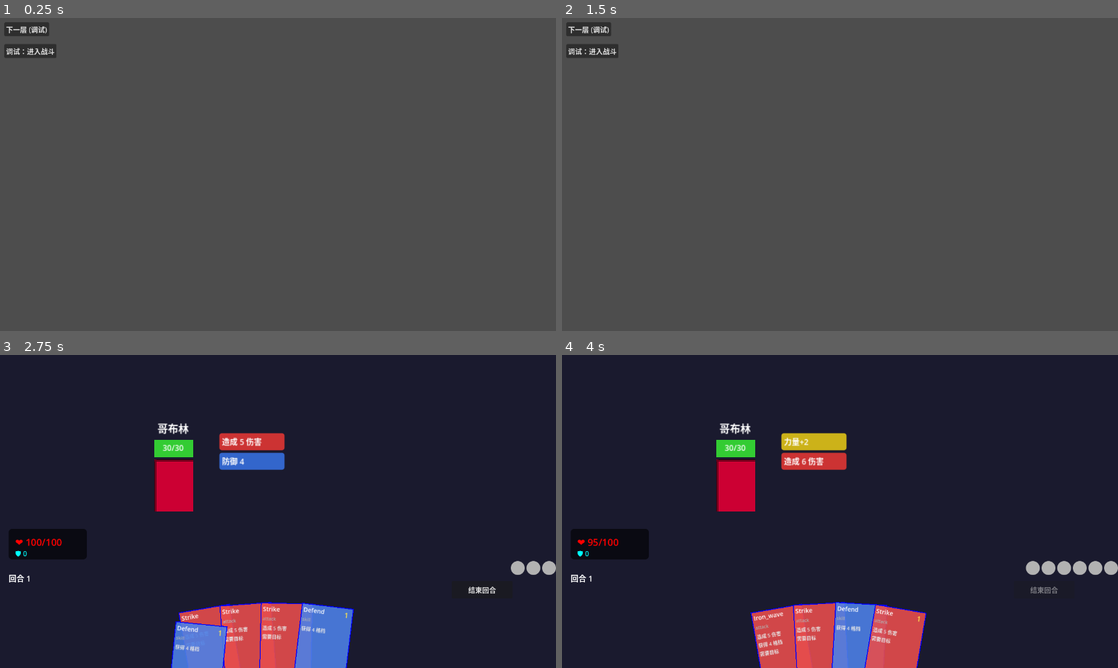
Above: before the commit, frames 1-4 (two rows, left to right).
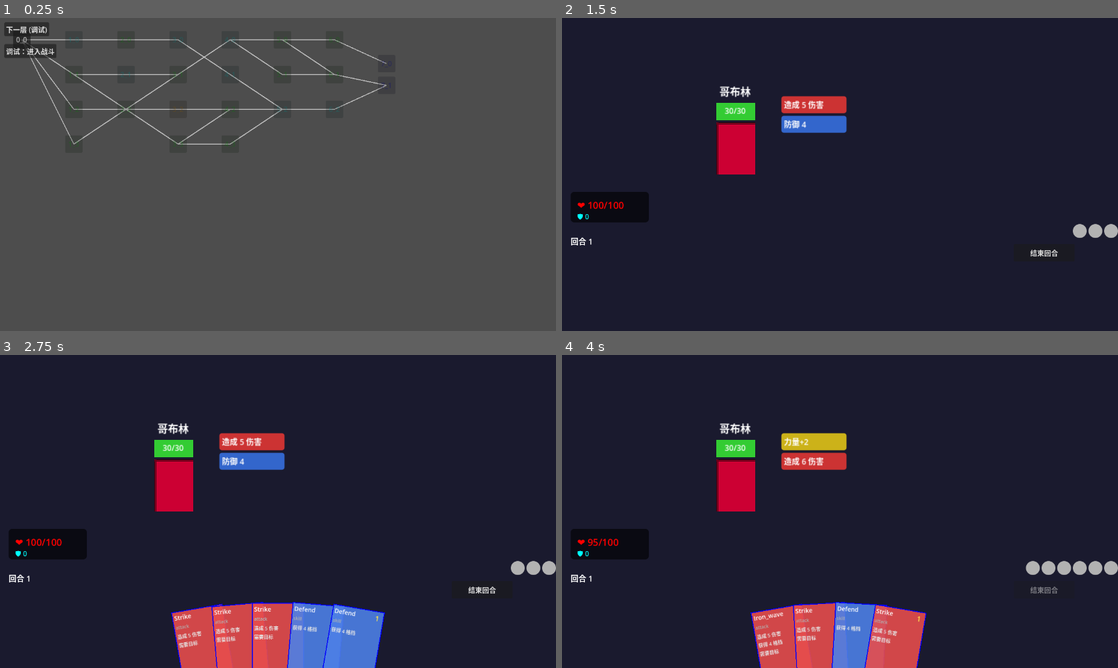
Above: after the commit, the same moments.

Repository: FiveMarksCoding/CardGame
Game: Godot game, scene res://scenes/Main.tscn
Two runs of this game, one before a commit and one after it. Both use one fixed random seed, a clock stepped at 60 frames per second and the inputs below.
Inputs (mouse positions are in pixels of both pictures, inside the frame that each line leads up to):
- Up to frame 1 (0.25 s): no input
- Up to frame 2 (1.5 s): click "下一层 (调试)" at 0.5 s; click (584, 39) at 1.25 s, where only the run after the commit has a clickable "0_0"
- Up to frame 3 (2.75 s): click "调试：进入战斗" at 2 s
- Up to frame 4 (4 s): click "结束回合" at 2.75 s; click "下一层 (调试)" at 3.5 s

The runs differ from the first frame. In frame 1, 1.4% of the frame differs, in the area x 2-71%, y 5-42%; in frame 2, 99%, in the area x 0-100%, y 0-100%; in frame 3, 3.7%; in frame 4, nothing differs.

Commit message:
1011重构05：map部分01

Diff:
--- a/card-game/scripts/battle/CardEffectSystem.gd
+++ /dev/null
@@ -1,10 +0,0 @@
-extends RefCounted;
-class_name  CardEffectSystem;
-static func execute_card_effect (card_data: CardData,target: Enemy,BS: BattleSystem):
-	# 伤害
-	if card_data.damage>0 && target:
-		target.take_damage(card_data.damage);
-	# 格挡
-	if card_data.block > 0:
-		BS.logic.player_block+=card_data.block;
-		BS.logic.player_block_changed.emit(BS.logic.player_block);
--- a/card-game/scripts/battle/HandContainer.gd
+++ b/card-game/scripts/battle/HandContainer.gd
@@ -14,7 +14,6 @@
 const MAX_ANGLE_DEG=15.0;   	# 最大倾斜角度（弧度）
 const EXIT_DELAY: float=0.5  # 延迟时间（秒）
 const HAND_MOVE_TIME=0.4  #打出牌后手牌排列速度
-const CES=preload("res://scripts/battle/CardEffectSystem.gd");  #Preload
 
 var hands: Array[BattleCardUI]=[];
 var base_positions: Array[Vector2]=[];
@@ -254,10 +253,10 @@
 		_card_hold_awit(card);
 	)
 func _execute_card_effect (card_data: CardData, target: Enemy):
-	var BS=_get_battle_system();
-	if BS==null:
-		return;
-	CES.execute_card_effect(card_data,target,BS);
+	var bm=_get_battle_system();
+	if bm==null:
+		return;
+	bm.resolve_card(card_data,target);
 func _card_hold_awit (card: BattleCardUI):
 	var tween=create_tween();
 	tween.tween_interval(0.8)
--- /dev/null
+++ b/card-game/scripts/core/battle/CardResolver.gd
@@ -0,0 +1,14 @@
+extends RefCounted;
+class_name CardResolver;
+# 曾用名 CES
+static func resolve (card_data: CardData, target: Enemy, logic: BattleLogic) -> Dictionary:
+	var result={"damage": 0, "block": 0};
+	# 伤害
+	if card_data.damage>0 && target:
+		target.take_damage(card_data.damage);
+		result["damage"]=card_data.damage;
+	# 格挡
+	if card_data.block>0:
+		logic.add_block(card_data.block);
+		result["block"]=card_data.block;
+	return result;
--- a/card-game/scripts/map/MapGenerationConfig.gd
+++ b/card-game/scripts/core/map/MapConfig.gd
@@ -1,5 +1,5 @@
 extends RefCounted;
-class_name MapGenerationConfig;
+class_name MapConfig;
 
 var row_count: int=8;                    # 总行数（小层数）
 var has_boss: bool=0;               # 是否有BOSS
--- a/card-game/scripts/map/StandardMapGenerator.gd
+++ b/card-game/scripts/core/map/MapGenerator.gd
@@ -1,10 +1,10 @@
 extends RefCounted;
-class_name StandardMapGenerator;
-
-var config:MapGenerationConfig=null;
+class_name MapGenerator;
+
+var config:MapConfig=null;
 const ADD_PERCENT:float=0.4;
 
-func generate(_x:MapGenerationConfig)->MapData:
+func generate(_x:MapConfig)->MapData:
 	config=_x;
 	var rule=config.custom_rules.get("special_rule","");
 
--- a/card-game/scripts/map/MapManager.gd
+++ b/card-game/scripts/map/MapManager.gd
@@ -13,7 +13,6 @@
 func _ready ():
 	instance=self;
 	_init_layer_configs()
-signal victory();
 
 func _init_layer_configs():
 	# 第1层：标准8层，无BOSS
@@ -73,12 +72,12 @@
 		"special_rule": "four_nodes"
 	}
 # 获取当前层的配置
-func get_current_config() -> MapGenerationConfig:
+func get_current_config() -> MapConfig:
 	var config_data = layer_configs.get(current_layer)
 	if config_data == null:
-		return MapGenerationConfig.new(8, false)
+		return MapConfig.new(8, false)
 
-	var config = MapGenerationConfig.new(
+	var config = MapConfig.new(
 		config_data["row_count"],
 		config_data["has_boss"]
 	)
@@ -117,7 +116,7 @@
 # 生成当前层地图
 func generate_current_map() -> MapData:
 	var config = get_current_config()
-	var generator = StandardMapGenerator.new()
+	var generator=MapGenerator.new()
 	current_map_data = generator.generate(config)
 	return current_map_data
 
@@ -151,12 +150,3 @@
 			next_node.unlocked=1;
 	current_node_id="";
 # 赢了!
-
-func _on_reward_completed():
-	# 通知地图系统节点已完成
-	victory.emit();
-	# 关闭战斗场景
-	_cleanup_battle();
-func _cleanup_battle():
-	# 回到地图
-	get_tree().change_scene_to_file("res://scenes/screens/MapScreen.tscn");
--- a/card-game/scripts/map/MapScreen.gd
+++ b/card-game/scripts/map/MapScreen.gd
@@ -10,12 +10,10 @@
 const DRAG_THRESHOLD: float = 5.0
 
 func _ready():
-	GlobalSignals.instance.battle_victory.connect(_on_battle_victory);
-	# 创建容器
+	print("[MapScreen] _ready 开始");
 	map_container=Control.new();
 	add_child(map_container);
-	# 连接战斗胜利信号（如果战斗场景已加载，信号会通过全局传递）
-	# 使用自动加载或信号总线
+	print("[MapScreen] MapManager.instance = ", MapManager.instance);
 	_load_current_map();
 
 	# 调试按钮
@@ -24,84 +22,87 @@
 	debug_btn.position=Vector2(10,10);
 	debug_btn.pressed.connect(_on_debug_next_layer);
 	add_child(debug_btn);
+	print("[MapScreen] _ready 结束");
+
 func _on_debug_next_layer():
 	if MapManager.instance==null:
-		return ;
+		return;
 	MapManager.instance.go_to_next_layer();
 	_load_current_map();
+
 func _load_current_map():
-	if MapManager.instance == null:
-		print("错误：MapManager 未初始化");
-		return
-func _on_battle_victory():
-	MapManager.instance.complete_current_node();
-	_load_current_map();
-	map_data = MapManager.instance.generate_current_map()
-	draw_map()
+	if MapManager.instance==null:
+		print("[MapScreen] MapManager 未初始化");
+		return;
+	map_data = MapManager.instance.generate_current_map();
+	print("[MapScreen] map_data = ", map_data);
+	if map_data:
+		print("[MapScreen] nodes.size() = ", map_data.nodes.size());
+	draw_map();
 
 func draw_map():
 	for child in map_container.get_children():
-		child.queue_free()
+		child.queue_free();
 
-	if map_data == null:
-		return
+	if map_data==null:
+		print("[MapScreen] draw_map: map_data 为空");
+		return;
 
 	# 绘制连接线
 	for id in map_data.nodes:
-		var node = map_data.nodes[id]
+		var node=map_data.nodes[id];
 		for next_id in node.edges:
-			var next_node = map_data.nodes[next_id]
-			if next_node == null:
-				continue
-			var line = Line2D.new()
-			line.add_point(node.position)
-			line.add_point(next_node.position)
-			line.width = 2.0
-			line.default_color = Color.GRAY
-			map_container.add_child(line)
+			var next_node=map_data.nodes[next_id];
+			if next_node==null:
+				continue;
+			var line=Line2D.new();
+			line.add_point(node.position);
+			line.add_point(next_node.position);
+			line.width=2.0;
+			line.default_color=Color.GRAY;
+			map_container.add_child(line);
 
 	# 绘制节点按钮
 	for id in map_data.nodes:
-		var node = map_data.nodes[id]
-		var btn = Button.new()
-		btn.size = Vector2(40, 40)
-		btn.position = node.position - btn.size / 2
+		var node=map_data.nodes[id];
+		var btn=Button.new();
+		btn.size=Vector2(40,40);
+		btn.position=node.position-btn.size/2;
 
-		var color: Color
+		var color: Color;
 		match node.node_type:
 			MapNodeData.NodeType.START:
-				color= Color.GRAY
+				color=Color.GRAY
 			MapNodeData.NodeType.BATTLE:
-				color= Color.GREEN
+				color=Color.GREEN
 			MapNodeData.NodeType.ELITE:
-				color= Color.PURPLE
+				color=Color.PURPLE
 			MapNodeData.NodeType.BOSS:
-				color= Color.RED
+				color=Color.RED
 			MapNodeData.NodeType.SHOP:
-				color= Color.YELLOW
+				color=Color.YELLOW
 			MapNodeData.NodeType.REST:
-				color= Color.ORANGE
+				color=Color.ORANGE
 			MapNodeData.NodeType.EVENT:
-				color= Color.CYAN
+				color=Color.CYAN
 			MapNodeData.NodeType.JUMP:
-				color= Color.BLUE
+				color=Color.BLUE
 			_:
-				color= Color.GRAY
+				color=Color.GRAY
 		if node.completed:
-			btn.modulate = color * 0.3
-			btn.disabled = true
+			btn.modulate=color*0.3;
+			btn.disabled=true;
 		elif node.unlocked:
-			btn.modulate = color;
-			btn.disabled = false
+			btn.modulate=color;
+			btn.disabled=false;
 		else:
-			btn.modulate = color * 0.6
-			btn.disabled = true
-		btn.add_theme_color_override("font_color", Color.WHITE)
-		btn.text = node.id
-		btn.pressed.connect(_on_node_clicked.bind(id))
-		map_container.add_child(btn)
+			btn.modulate=color*0.6;
+			btn.disabled=true;
+		btn.add_theme_color_override("font_color",Color.WHITE);
+		btn.text=node.id;
+		btn.pressed.connect(_on_node_clicked.bind(id));
+		map_container.add_child(btn);
 
-# MapScreen.gd - 修改 _on_node_clicked()
 func _on_node_clicked (node_id: String):
 	var node=map_data.get_node(node_id);
 	if !node:
@@ -109,21 +110,11 @@
 	if !(node.unlocked && !node.completed):
 		return;
 	MapManager.instance.set_current_node(node_id);
-	# 进入战斗（根据节点类型决定战斗类型）
-	var battle_type="normal";
-	match node.node_type:
-		MapNodeData.NodeType.ELITE:
-			battle_type="elite";
-		MapNodeData.NodeType.BOSS:
-			battle_type="boss";
-		_:
-			battle_type="normal";
-	# 启动战斗场景
 	var battle=load("res://scenes/battle/Battle.tscn").instantiate();
 	get_tree().root.add_child(battle);
-# 拖拽查看
+
 func _input(event):
-	if (event is InputEventMouseButton) && (event.button_index == MOUSE_BUTTON_LEFT):
+	if (event is InputEventMouseButton) && (event.button_index==MOUSE_BUTTON_LEFT):
 		if event.pressed:
 			is_dragging=1;
 			drag_start=event.position;
@@ -136,8 +127,7 @@
 		if !(Input.get_mouse_button_mask() & MOUSE_BUTTON_LEFT):
 			is_dragging=0;
 			Input.set_default_cursor_shape(Input.CURSOR_ARROW);
-			return ;
+			return;
 		var delta=event.position.x-drag_start.x;
 		var now_x=container_start+delta;
 		map_container.position.x=now_x;
-# 战斗胜利后
--- a/card-game/scripts/systems/BattleSystem.gd
+++ b/card-game/scripts/systems/BattleSystem.gd
@@ -189,7 +189,7 @@
 			all_dead=false;
 			break;
 	if all_dead:
-		logic.mark_victory();
+		logic.mark_vic();
 		_on_victory();
 
 func _on_reward_completed ():
@@ -198,3 +198,11 @@
 
 func _cleanup_battle ():
 	print("_cleanup_battle 被调用");
+# BattleSystem.gd - 新增
+func resolve_card (card_data: CardData, target: Enemy) -> void:
+	var result=CardResolver.resolve(card_data,target,logic);
+	if result["damage"]>0:
+		print("%s 对 %s 造成 %d 点伤害" % [card_data.card_name,target.data.name,result["damage"]]);
+	if result["block"]>0:
+		player_block_changed.emit(logic.player_block);
+		print("获得 %d 点格挡" % result["block"]);
Not shown, removed: card-game/scripts/battle/CardEffectSystem.gd.uid
Not shown, added: card-game/scripts/core/battle/CardResolver.gd.uid
Renamed: card-game/scripts/map/MapGenerationConfig.gd.uid -> card-game/scripts/core/map/MapConfig.gd.uid
Renamed: card-game/scripts/map/MapData.gd -> card-game/scripts/core/map/MapData.gd
Renamed: card-game/scripts/map/MapData.gd.uid -> card-game/scripts/core/map/MapData.gd.uid
Renamed: card-game/scripts/map/StandardMapGenerator.gd.uid -> card-game/scripts/core/map/MapGenerator.gd.uid
Renamed: card-game/scripts/map/MapNodeData.gd -> card-game/scripts/core/map/MapNodeData.gd
Renamed: card-game/scripts/map/MapNodeData.gd.uid -> card-game/scripts/core/map/MapNodeData.gd.uid
